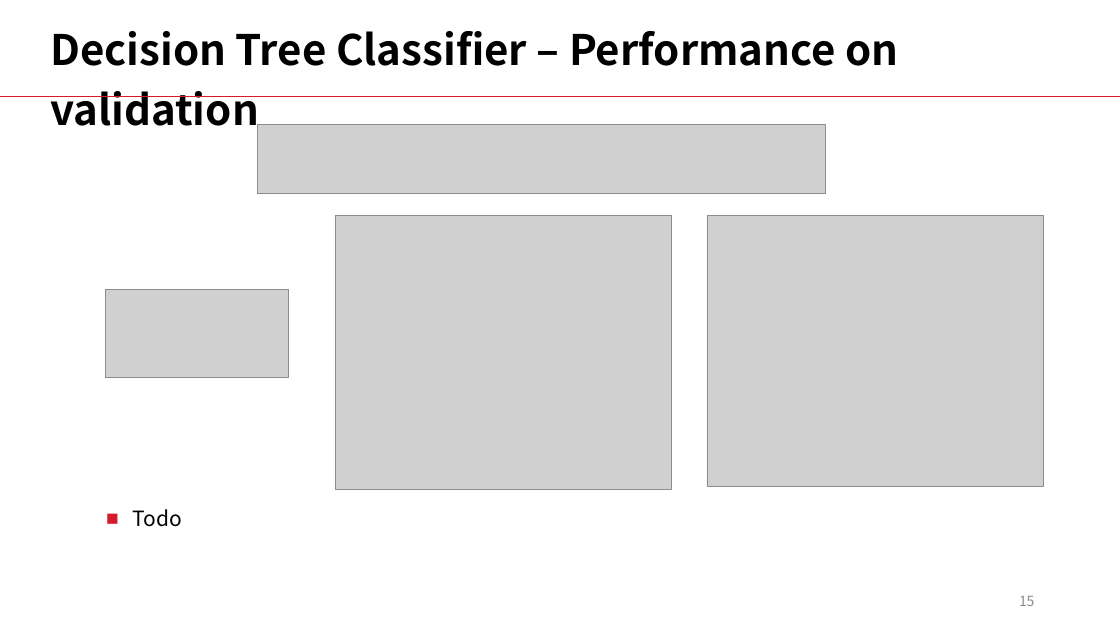
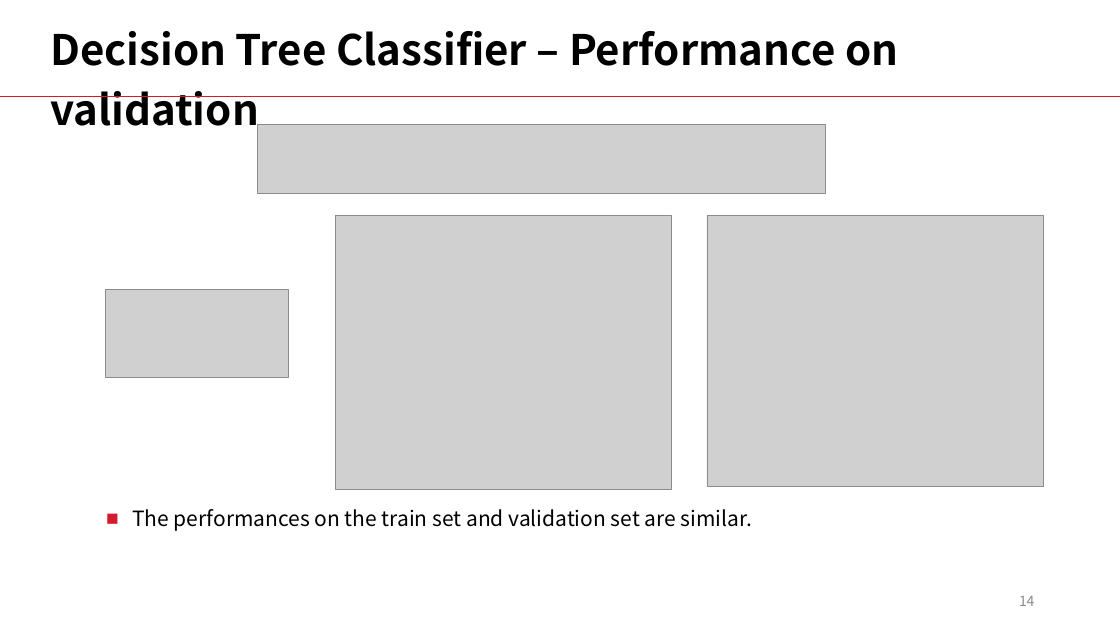
Before and after one commit to LiyangSong/Advertisement-CTR-Prediction, a slide deck: slide 14 of submissions/phase3/stepvi.pptx (slide 15 before the commit). Drawn at 1120x630 pixels with LibreOffice and Linux fonts; fonts in the diff are those of the drawing; grey boxes stand for pictures. Boxes give left, top, right and bottom in pixels: in the first picture for what was removed or moved away, otherwise in the second. Text is boxed around its words. In the diff, an @@ line names an element or a change of style, - is before the commit and + after.

```diff
--- a/submissions/phase3/stepvi.pptx
+++ b/submissions/phase3/stepvi.pptx
@@ text at [132, 509, 752, 531]: text changed @@
-■ Todo
+■ The performances on the train set and validation set are similar.
@@ page number at [1019, 596, 1035, 606]: text changed @@
-15
+14
```
Also in this commit, not shown: 17 other slides changed, 4 slides removed.
